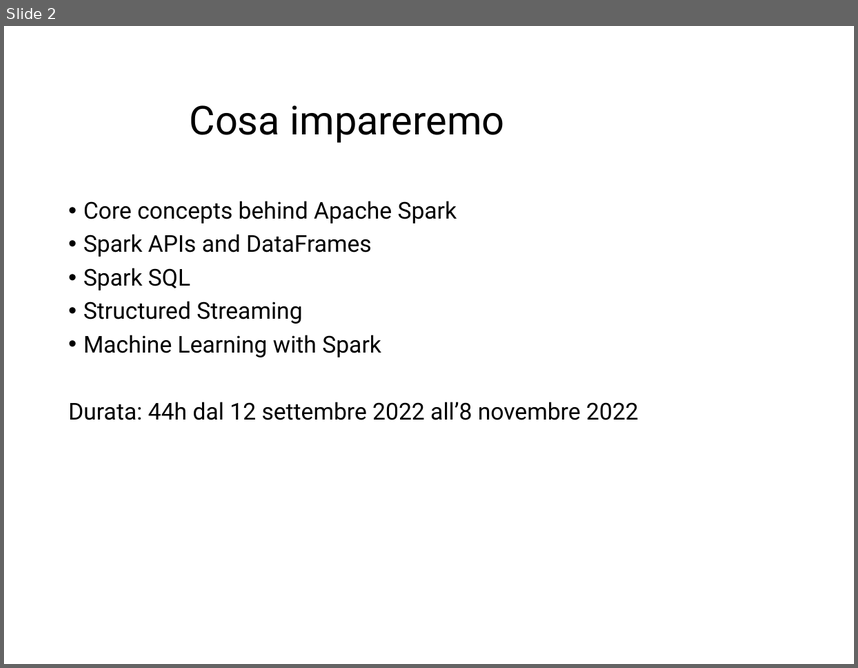
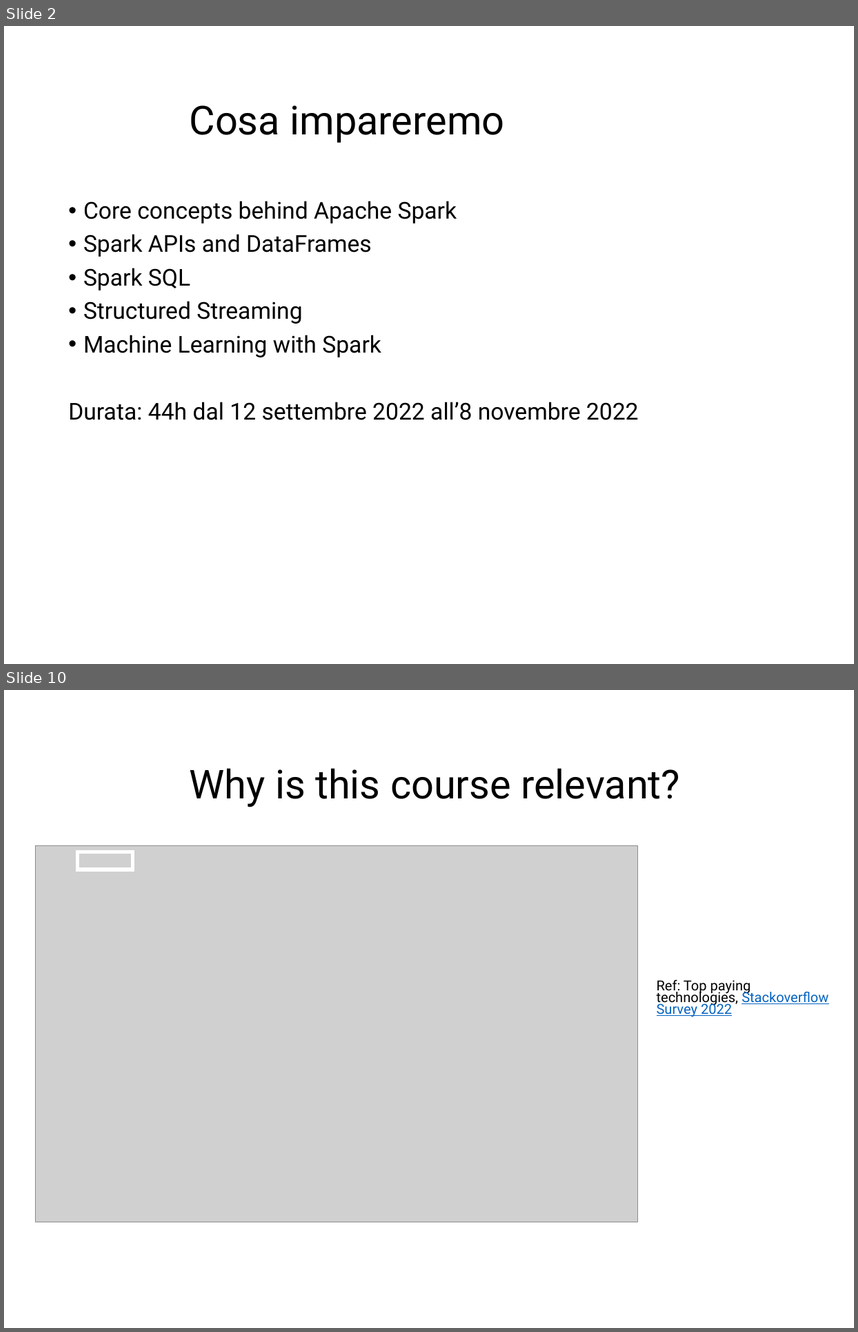
Before and after one commit to Marco-Santoni/databricks-from-scratch, a slide deck: training-spark/0_Intro_v1.pptx. Shown one above the other, each under a label of ours: slide 2 before the commit, slides 2 and 10 after it; the slides between them are not shown. The pictures are 858x668 and 858x1332 pixels, drawn with LibreOffice and Linux fonts; fonts in the diff are those of the drawing; grey boxes stand for pictures; background and template pictures are left out. Boxes give left, top, right and bottom in pixels: in the first picture for what was removed or moved away, otherwise in the second. Text is boxed around its words. In the diff, an @@ line names an element or a change of style, - is before the commit and + after.

```diff
--- a/training-spark/0_Intro_v1.pptx
+++ b/training-spark/0_Intro_v1.pptx
@@ slide 10 added at (4, 690, 854, 1328), background #FFFFFF @@
@@ title added at (190, 768, 680, 807), 48 pt, text #000000 @@
+Why is this course relevant?
@@ picture added at (36, 845, 637, 1221) @@
@@ rectangle added at (78, 852, 133, 869), outline #FFFFFF 4.5 pt @@
@@ text added at (657, 980, 829, 1017), 16.6 pt, text #000000 @@
+Ref: Top paying technologies, Stackoverflow Survey 2022
```
Also in this commit, not shown: 2 slides changed, 11 other slides added, 1 slide removed.
